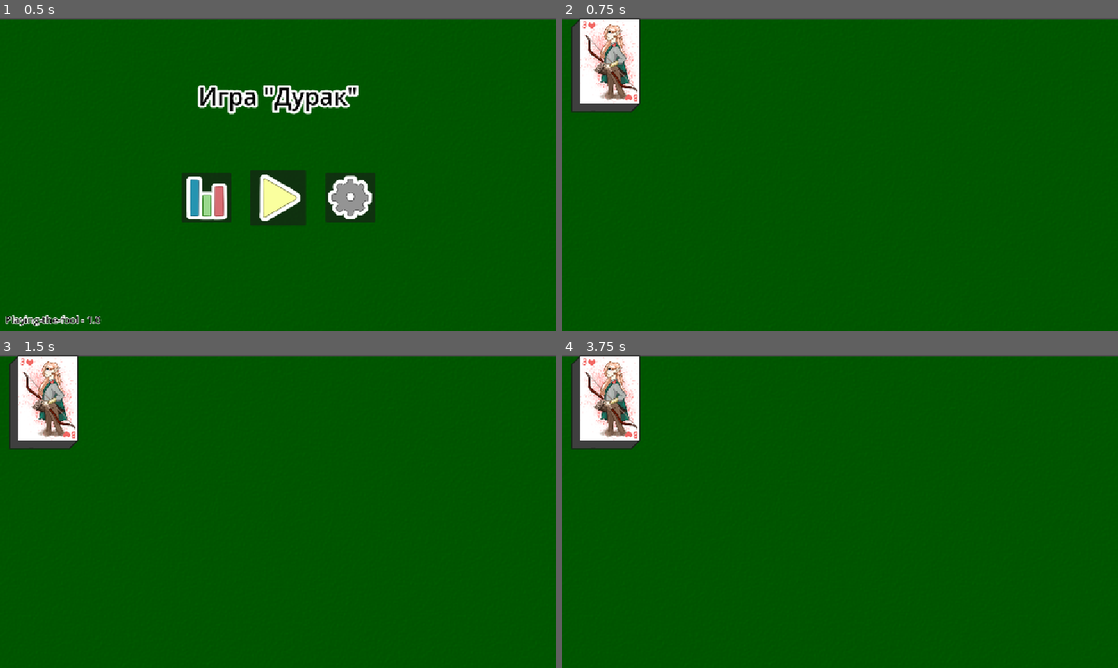
Above: before the commit, frames 1-4 (two rows, left to right).
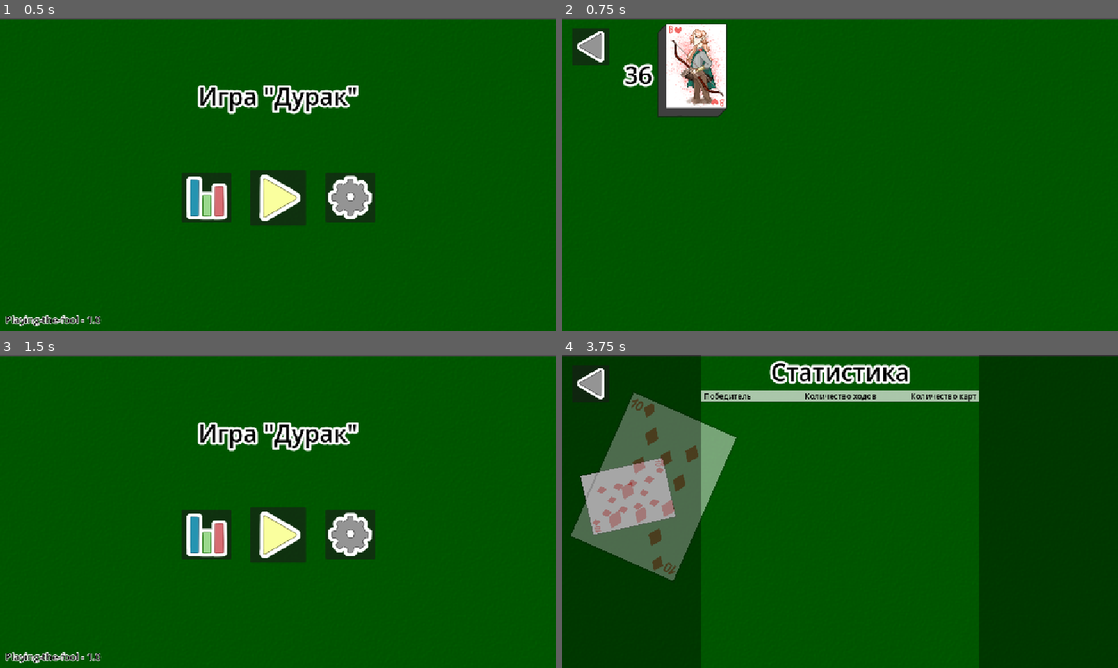
Above: after the commit, the same moments.

Repository: Yulya-S/Playing-the-fool
Game: Godot game, scene res://scenes/main.tscn
Two runs of this game, one before a commit and one after it. Both use one fixed random seed, a clock stepped at 60 frames per second and the inputs below.
Inputs (mouse positions are in pixels of both pictures, inside the frame that each line leads up to):
- Up to frame 1 (0.5 s): no input
- Up to frame 2 (0.75 s): click (840, 196) at 0.5 s
- Up to frame 3 (1.5 s): click (27, 383) at 1.27 s
- Up to frame 4 (3.75 s): click (840, 533) at 2.02 s; click (589, 383) at 2.77 s; click (767, 533) at 3.52 s

Frame 1 is identical in both runs. In frame 2, 7.4% of the frame differs, in the area x 1-30%, y 0-32%; in frame 3, 10%; in frame 4, 54%, in the area x 0-100%, y 0-100%.
Error in both runs: Invalid call. Nonexistent function 'store_json' in base 'Node (Global.gd)'. (res://scripts/main.gd:9)

Commit message:
Exit to menu

Diff:
--- a/playing-the-fool/scenes/pages/game.tscn
+++ b/playing-the-fool/scenes/pages/game.tscn
@@ -1,18 +1,46 @@
-[gd_scene load_steps=3 format=3 uid="uid://yk6gbargmxh5"]
+[gd_scene load_steps=5 format=3 uid="uid://yk6gbargmxh5"]
 
 [ext_resource type="PackedScene" uid="uid://cskwp4r1g2e3m" path="res://scenes/fragments/pack.tscn" id="1_2x851"]
 [ext_resource type="Script" uid="uid://b3qqbfont2jp2" path="res://scripts/fragments/deck.gd" id="1_773x0"]
+[ext_resource type="Script" uid="uid://ij3ltfidj7l8" path="res://scripts/pages/game.gd" id="1_qlvyt"]
+[ext_resource type="Texture2D" uid="uid://biqd5kwm04uh1" path="res://img/icons/right.png" id="3_773x0"]
 
 [node name="Game" type="Control"]
 layout_mode = 3
 anchors_preset = 0
 offset_right = 1152.0
 offset_bottom = 648.0
+script = ExtResource("1_qlvyt")
+
+[node name="Button" type="Button" parent="."]
+offset_left = 20.0
+offset_top = 20.0
+offset_right = 148.0
+offset_bottom = 148.0
+scale = Vector2(0.6, 0.6)
+icon = ExtResource("3_773x0")
 
 [node name="Deck" type="Node2D" parent="."]
-position = Vector2(81, 107)
+position = Vector2(81, 117)
 script = ExtResource("1_773x0")
 
+[node name="Label" type="Label" parent="Deck"]
+offset_left = 16.0
+offset_top = -86.0
+offset_right = 106.0
+offset_bottom = 86.0
+theme_override_colors/font_color = Color(0, 0, 0, 1)
+theme_override_colors/font_outline_color = Color(1, 1, 1, 1)
+theme_override_constants/outline_size = 20
+theme_override_font_sizes/font_size = 50
+text = "0"
+horizontal_alignment = 2
+vertical_alignment = 1
+
 [node name="Pack" parent="Deck" instance=ExtResource("1_2x851")]
+position = Vector2(180, 0)
 
 [node name="Cards" type="Node2D" parent="Deck"]
+position = Vector2(179, 0)
+
+[connection signal="button_down" from="Button" to="." method="_on_button_button_down"]
--- a/playing-the-fool/scenes/pages/menu.tscn
+++ b/playing-the-fool/scenes/pages/menu.tscn
@@ -67,6 +67,6 @@
 theme_override_font_sizes/font_size = 20
 text = "Playing-the-fool - 1.0"
 
-[connection signal="button_down" from="Play" to="." method="_on_play_button_down"]
+[connection signal="button_down" from="Play" to="." method="_on_window_button_down" binds= ["game"]]
 [connection signal="button_down" from="Statistics" to="." method="_on_window_button_down" binds= ["statistics"]]
 [connection signal="button_down" from="Settings" to="." method="_on_window_button_down" binds= ["settings"]]
--- a/playing-the-fool/scripts/Global.gd
+++ b/playing-the-fool/scripts/Global.gd
@@ -63,3 +63,5 @@
 func close_window(new_window: String) -> void:
 	delete_child(main, main.get_child(-1))
 	add_obj(main, load("res://scenes/pages/"+new_window+".tscn"))
+	main.get_child(1).visible = not (new_window == "game")
+	main.get_child(1).get_child(0).set_paused(new_window == "game")
--- a/playing-the-fool/scripts/fragments/deck.gd
+++ b/playing-the-fool/scripts/fragments/deck.gd
@@ -10,5 +10,6 @@
 		Cards.get_child(-1).set_value(card_array.pop_at(randi() % len(card_array)))
 		Cards.get_child(-1).position.x += (36 - len(card_array)) * 0.5
 		Cards.get_child(-1).position.y -= (36 - len(card_array)) * 0.5
+	$Label.set_text(str(Cards.get_child_count()))
 	$Pack.frame = (Cards.get_child(-1).get_child(0).frame) % 4
 	$Pack.hide_shadow()
--- /dev/null
+++ b/playing-the-fool/scripts/pages/game.gd
@@ -0,0 +1,4 @@
+extends Control
+
+# Выход из игры
+func _on_button_button_down() -> void: Global.close_window("menu")
--- a/playing-the-fool/scripts/pages/menu.gd
+++ b/playing-the-fool/scripts/pages/menu.gd
@@ -2,8 +2,3 @@
 
 # Открытие нового окна
 func _on_window_button_down(new_window: String) -> void: Global.close_window(new_window)
-
-# Старт игры
-func _on_play_button_down() -> void:
-	Global.delete_child(Global.main, Global.main.get_child(1))
-	_on_window_button_down("game")
Not shown, added: playing-the-fool/scripts/pages/game.gd.uid
